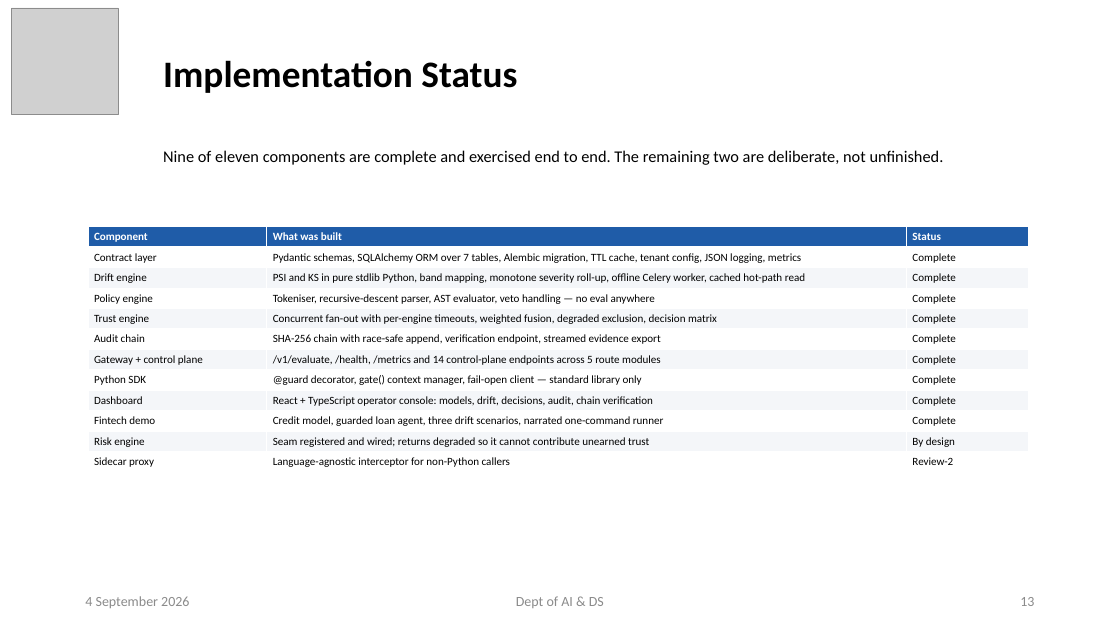
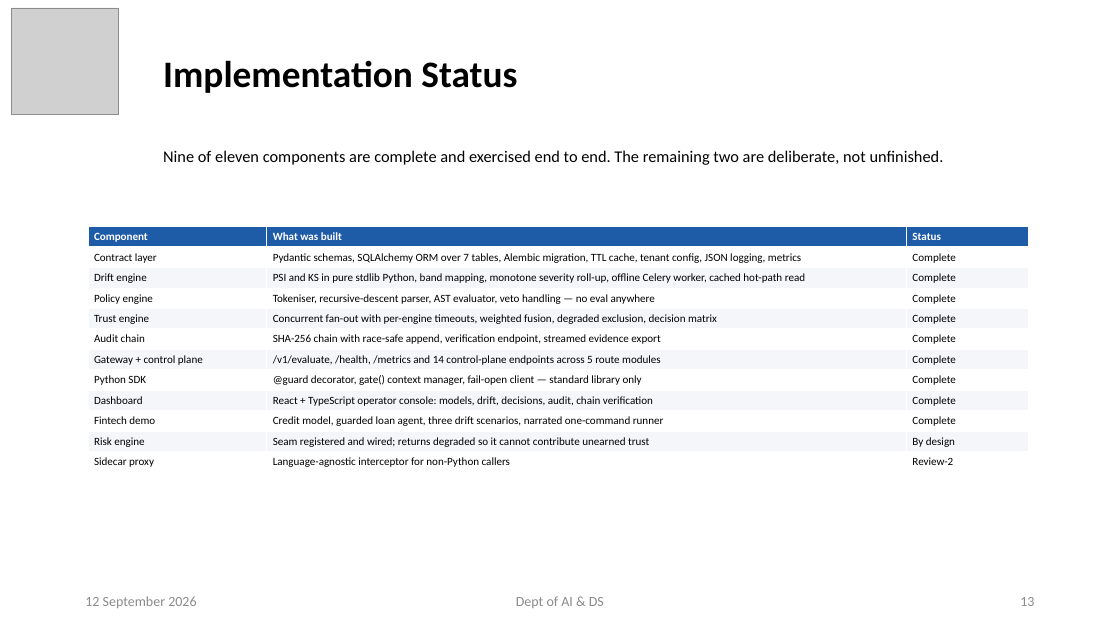
Before and after one commit to ayushpandey0201/custos, a slide deck: slide 13 of docs/presentations/Custos_Phase2_Review1.pptx. Drawn at 1120x630 pixels with LibreOffice and Linux fonts; fonts in the diff are those of the drawing; grey boxes stand for pictures. Boxes give left, top, right and bottom in pixels: in the first picture for what was removed or moved away, otherwise in the second. Text is boxed around its words. In the diff, an @@ line names an element or a change of style, - is before the commit and + after.

```diff
--- a/docs/presentations/Custos_Phase2_Review1.pptx
+++ b/docs/presentations/Custos_Phase2_Review1.pptx
@@ text at [85, 596, 196, 608]: text changed @@
-4 September 2026
+12 September 2026
```
Also in this commit, not shown: 15 other slides changed, 6 slides added, 18 other files.
